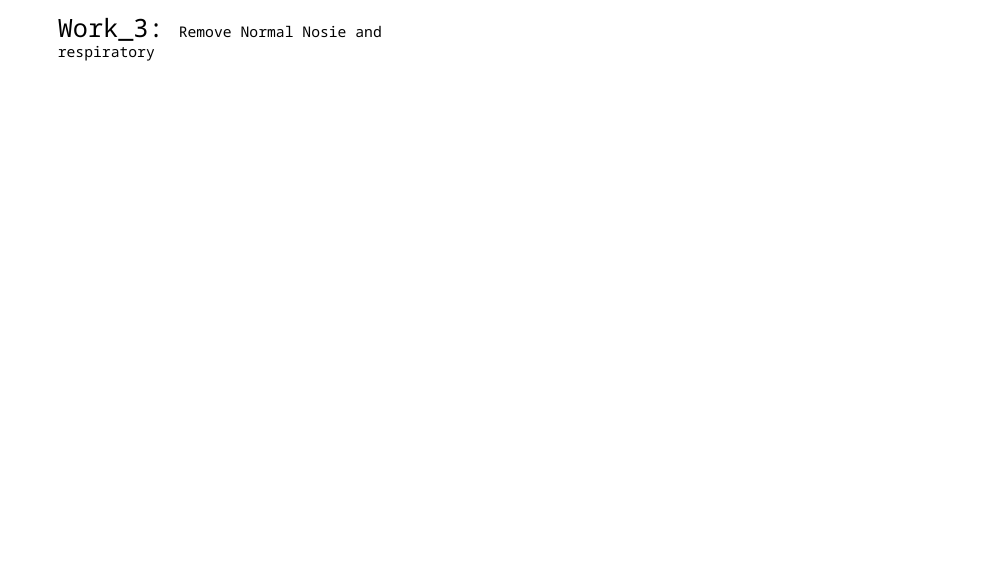
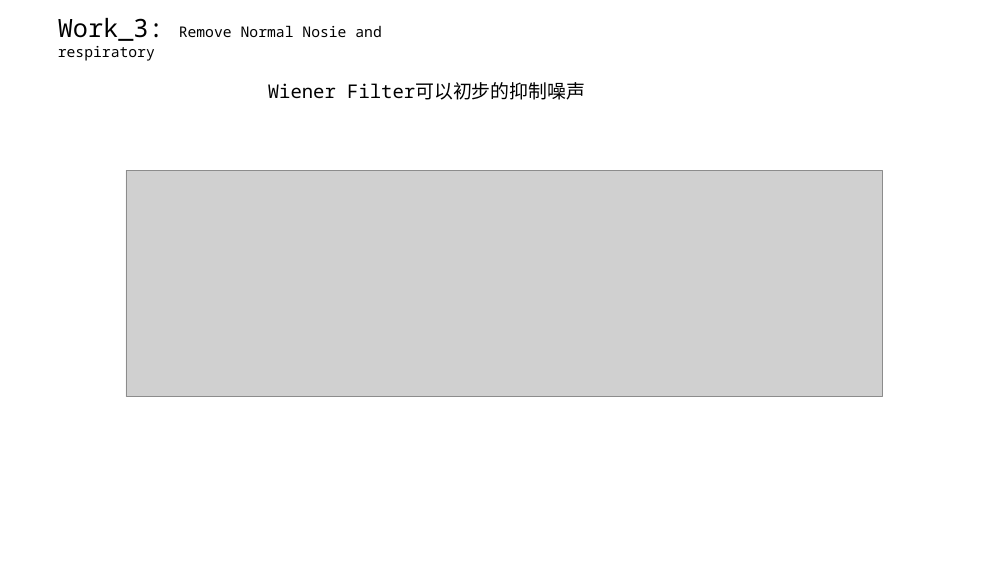
Before and after one commit to A-Big-Tortoise/Presentation, a slide deck: slide 11 of Presentation_911_JiayuChen.pptx (slide 9 before the commit). Drawn at 1008x567 pixels with LibreOffice and Linux fonts; fonts in the diff are those of the drawing; grey boxes stand for pictures. Boxes give left, top, right and bottom in pixels: in the first picture for what was removed or moved away, otherwise in the second. Text is boxed around its words. In the diff, an @@ line names an element or a change of style, - is before the commit and + after.

```diff
--- a/Presentation_911_JiayuChen.pptx
+++ b/Presentation_911_JiayuChen.pptx
@@ text added at (x1=268, y1=82, x2=585, y2=100), 18 pt, text #000000 @@
+Wiener Filter可以初步的抑制噪声
@@ picture added at (x1=126, y1=170, x2=882, y2=397) @@
```
Also in this commit, not shown: 9 other slides changed, 3 slides added, 1 slide removed.
